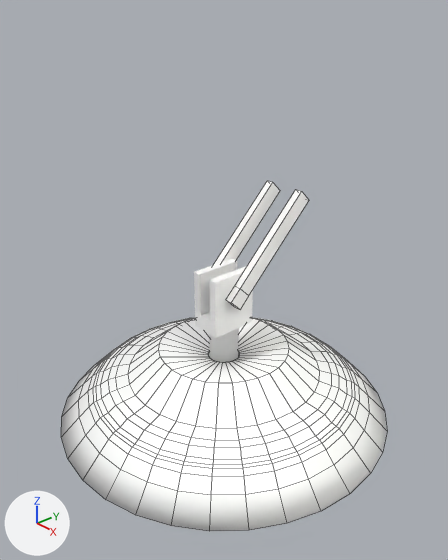
One commit to the Blender file 005_Animated Lamp/Backdrop.blend: the scene before it, then after it.
One viewpoint serves both versions: a 50 mm camera at (1.2, -1.04, 1.21) aimed at (0.03, -0.03, 0.46). Arrows for +X, +Y and +Z are at lower left; the lights stay in place. Mesh edges are drawn as thin lines on the coarser meshes.

The first picture shows 'Lamp Base', 'Lower Arm', 'Stem'.
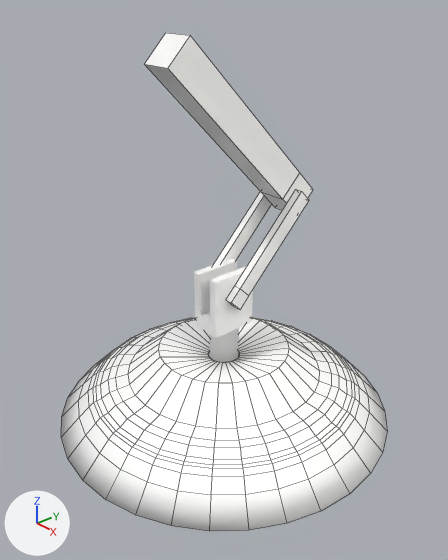
Where the change shows, as pixel boxes [x1, y1, x2, y2] in the pictures (448 x 560 px):
'Upper Arm', added: after [145, 33, 313, 210]

Edits to the bpy script that builds the scene:
```text
Add me_cube:
    me_cube.from_pydata([(-1.0, -1.0, -1.0), (-1.0, -1.0, 1.0), (-1.0, 1.0, -1.0), (-1.0, 1.0, 1.0), (1.0, -1.0, -1.0), (1.0, -1.0, 1.0), (1.0, 1.0, -1.0), (1.0, 1.0, 1.0), (-1.0, -1.0, 1.0), (-1.0, 1.0, 1.0), (1.0, 1.0, 1.0), (1.0, -1.0, 1.0), (-1.0, -1.0, 1.0), (-1.0, 1.0, 1.0), (1.0, 1.0, 1.0), (1.0, -1.0, 1.0), (-1.0, -1.0, 13.0), (-1.0, 1.0, 13.0), (1.0, 1.0, 13.0), (1.0, -1.0, 13.0)], [], [(0, 1, 3, 2), (2, 3, 7, 6), (6, 7, 5, 4), (4, 5, 1, 0), (2, 6, 4, 0), (7, 3, 9, 10), (11, 10, 14, 15), (5, 7, 10, 11), (3, 1, 8, 9), (1, 5, 11, 8), (13, 12, 16, 17), (9, 8, 12, 13), (8, 11, 15, 12), (10, 9, 13, 14), (18, 17, 16, 19), (12, 15, 19, 16), (14, 13, 17, 18), (15, 14, 18, 19)])
Add ob_upper_arm:
    ob_upper_arm = bpy.data.objects.new('Upper Arm', me_cube)
    ob_upper_arm.location = (0.0, 0.245, 0.647)
    ob_upper_arm.rotation_euler = (0.785, 0.0, 0.0)  # degrees (45, 0, 0)
    ob_upper_arm.scale = (0.0451, 0.0451, 0.0451)
```
